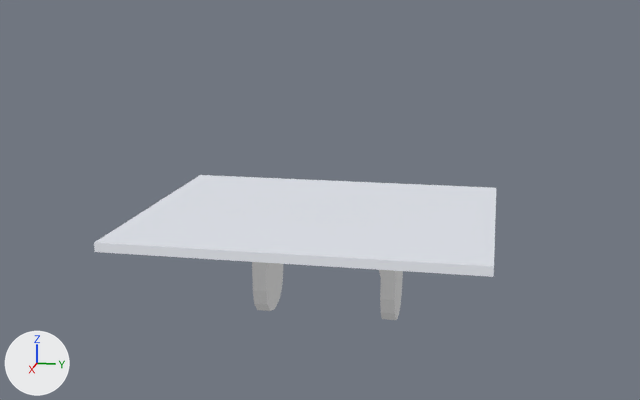
Before and after pictures for a commit that changed the COLLADA model pandora_models/pandora_sensors_description/kinect/meshes/platform.dae.
Camera for both pictures: a 50 mm lens placed at (0.304, 0.058, 0.107), pointed at (0.011, -0.001, 0.034). Arrows for +X, +Y and +Z are at lower left; the lights stay in place.

The first picture shows 'base_link_001_001'.
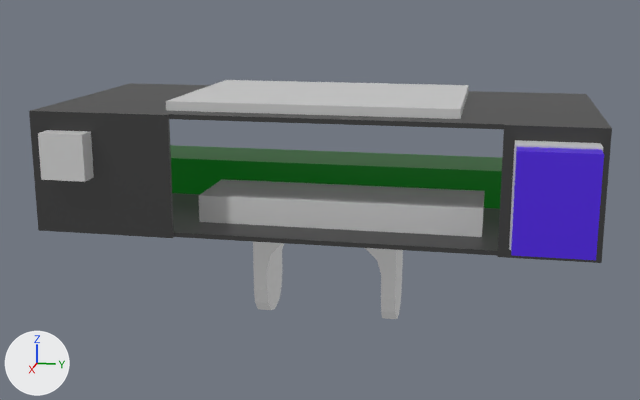
Changed parts and their boxes (x1, y1, x2, y2) in the pictures (640 x 400 px):
'base_link_001_001', reshaped, rescaled (45% wider, 64% taller): before (94, 175, 496, 320); after (29, 80, 612, 319)
part 1 of me_base_link_009, added: after (509, 140, 603, 250)
part 2 of me_base_link_009, added: after (511, 147, 604, 260)
part 3 of me_base_link_009, added: after (38, 130, 94, 182)
part 4 of me_base_link_009, added: after (166, 80, 469, 119)
part 5 of me_base_link_009, added (green): after (170, 145, 502, 209)
part 6 of me_base_link_009, added (black): after (498, 124, 612, 263)
part 7 of me_base_link_009, added (black): after (29, 110, 174, 238)
part 8 of me_base_link_009, added: after (34, 83, 611, 129)
part 9 of me_base_link_009, added: after (172, 193, 500, 256)
part 10 of me_base_link_009, added: after (199, 179, 485, 237)
part 11 of me_base_link_009, deleted: before (94, 175, 496, 277)

The change, as a diff of the scene's bpy script:
```diff
--- a/pandora_models/pandora_sensors_description/kinect/meshes/platform.dae.py
+++ b/pandora_models/pandora_sensors_description/kinect/meshes/platform.dae.py
@@ me_base_link_009 @@
 me_base_link_009.from_pydata(...)  # 117 vertices, 276 faces; spans x -0.038..0.062, y -0.061..0.059, z -0.011..0.03
-me_base_link_009.materials.append(mat_aluminium_001)  # grey #adb2bd
+# me_base_link_009 part 1: a new loose piece, a box spanning x 0.0486..0.0571, y 0.0632..0.0872, z 0.0317..0.0627, in mat_material_001 (light grey #d1d1d1)
+# me_base_link_009 part 2: a new loose piece, a box spanning x 0.0571..0.065, y 0.0637..0.0867, z 0.0322..0.0622, in mat_ultramarine (purple #4f1eb1)
+# me_base_link_009 part 3: a new loose piece, a box spanning x 0.0486..0.0558, y -0.084..-0.069, z 0.0459..0.0609, in mat_material_001 (light grey #d1d1d1)
+# me_base_link_009 part 4: a new loose piece, a box spanning x -0.0361..0.0379, y -0.047..0.047, z 0.067..0.07, in mat_material_001 (light grey #d1d1d1)
+# me_base_link_009 part 5: a new loose piece, a box spanning x -0.0415..-0.0124, y -0.0846..0.0846, z 0.0285..0.0422, in mat_rasp_green_003 (dark green #035523)
+# me_base_link_009 part 6: a new loose piece, a box spanning x 0.0469..0.0486, y 0.06..0.09, z 0.027..0.067, in mat_base_black (black #0d0d0d)
+# me_base_link_009 part 7: a new loose piece, a box spanning x 0.0469..0.0486, y -0.09..-0.043, z 0.027..0.067, in mat_base_black (black #0d0d0d)
+# me_base_link_009 part 8: a new loose piece, a box spanning x -0.0435..0.0469, y -0.09..0.09, z 0.0655..0.067, in mat_base_black (black #0d0d0d)
+# me_base_link_009 part 9: a new loose piece, a box spanning x -0.0435..0.0469, y -0.09..0.09, z 0.027..0.0285, in mat_base_black (black #0d0d0d)
+# me_base_link_009 part 10: a new loose piece, a box spanning x 0.0019..0.0309, y -0.0391..0.0549, z 0.0285..0.0377, in mat_material_001 (light grey #d1d1d1)
+# me_base_link_009 part 11: the loose piece of 8 vertices spanning x -0.038..0.062, y -0.061..0.059, z 0.027..0.03 is deleted
 me_base_link_009.materials.append(mat_scanner_window_001)
+me_base_link_009.materials.append(mat_base_black)  # black #0d0d0d
+me_base_link_009.materials.append(mat_rasp_green_003)  # dark green #035523
+me_base_link_009.materials.append(mat_material_001)  # light grey #d1d1d1
+me_base_link_009.materials.append(mat_ultramarine)  # purple #4f1eb1
@@ ob_base_link_001_001 @@
 ob_base_link_001_001.location = (0.0, 0.0, 0.0)
+ob_base_link_001_001.scale = (0.885, 1.0, 1.0)
```
